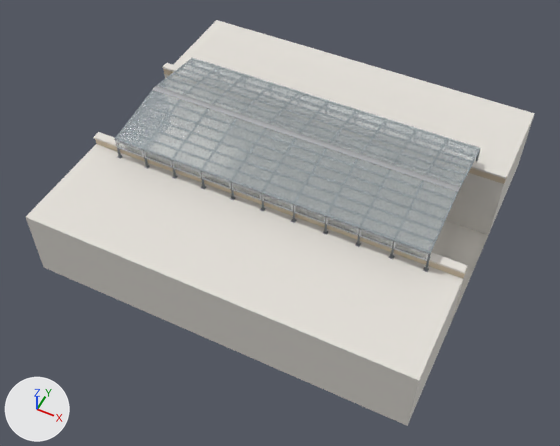
What one commit did to the Blender file skylight/SKYLIGHT_6x15.blend.
The view is the same before and after, from a 50 mm lens placed at (18.5, -20.3, 24.4), pointed at (7.6, 1.5, -2.9). Arrows for +X, +Y and +Z are at lower left; the lights stay in place. The first picture is the older version.

The first picture shows 'Courtyard floor', 'House 1 - building', 'House 1 - parapet brick', 'House 2 - building', 'Polycarbonate side A', 'Polycarbonate side B', 'Ridge cap', 'Ridge cap.001' and 22 more.
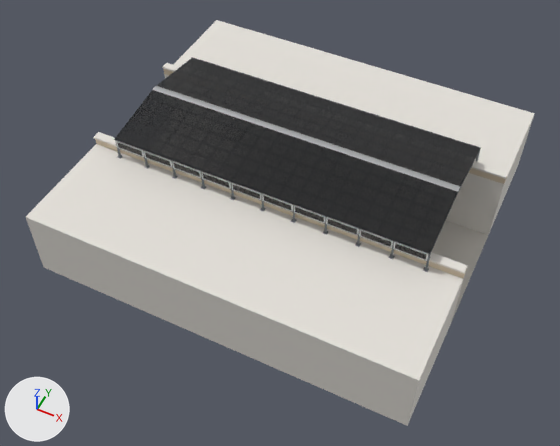
Diff of the bpy script that builds the scene:
```diff
--- a/skylight/SKYLIGHT_6x15.blend.py
+++ b/skylight/SKYLIGHT_6x15.blend.py
@@ mat_polycarbonate_16mm_black_smoke @@
+mat_polycarbonate_16mm_black_smoke = principled_material('Polycarbonate 16mm black smoke')
+mat_polycarbonate_16mm_black_smoke.base_color = (0.015, 0.016, 0.018)  # black #212224
+mat_polycarbonate_16mm_black_smoke.roughness = 0.12
+mat_polycarbonate_16mm_black_smoke.alpha = 0.82
+mat_polycarbonate_16mm_black_smoke.transmission_weight = 0.35
@@ me_cube_099 @@
 me_cube_099.from_pydata(...)  # 8 vertices, 6 faces; spans x -7.5..7.5, y -1.7..1.7, z -0.3..0.3
-me_cube_099.materials.append(mat_polycarbonate_16mm_opal)  # white #eaf6fa
+me_cube_099.materials.append(mat_polycarbonate_16mm_black_smoke)  # black #212224
@@ me_cube_101 @@
 me_cube_101.from_pydata(...)  # 8 vertices, 6 faces; spans x -7.5..7.5, y -1.7..1.7, z -0.3..0.3
-me_cube_101.materials.append(mat_polycarbonate_16mm_opal)  # white #eaf6fa
+me_cube_101.materials.append(mat_polycarbonate_16mm_black_smoke)  # black #212224
```

Where the change shows, as pixel boxes [x1, y1, x2, y2] in the pictures (560 x 446 px):
'Polycarbonate side A', recoloured: [114, 90, 458, 254] in both
'Polycarbonate side B', recoloured: [157, 57, 481, 187] in both
